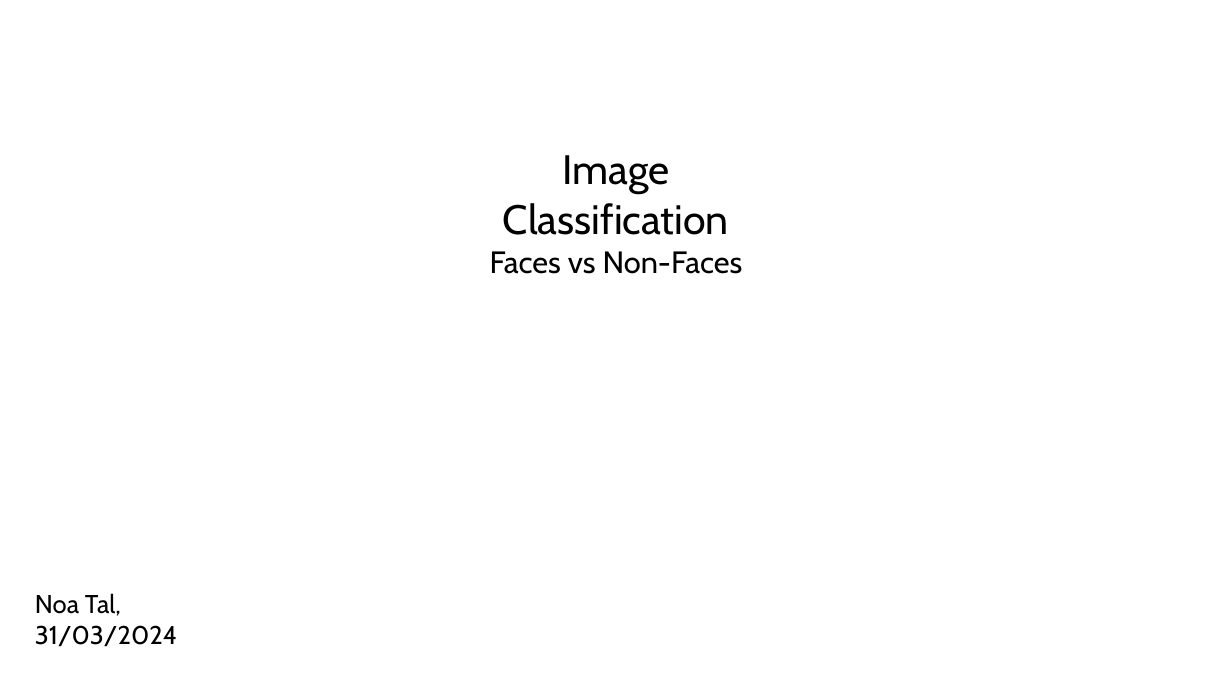
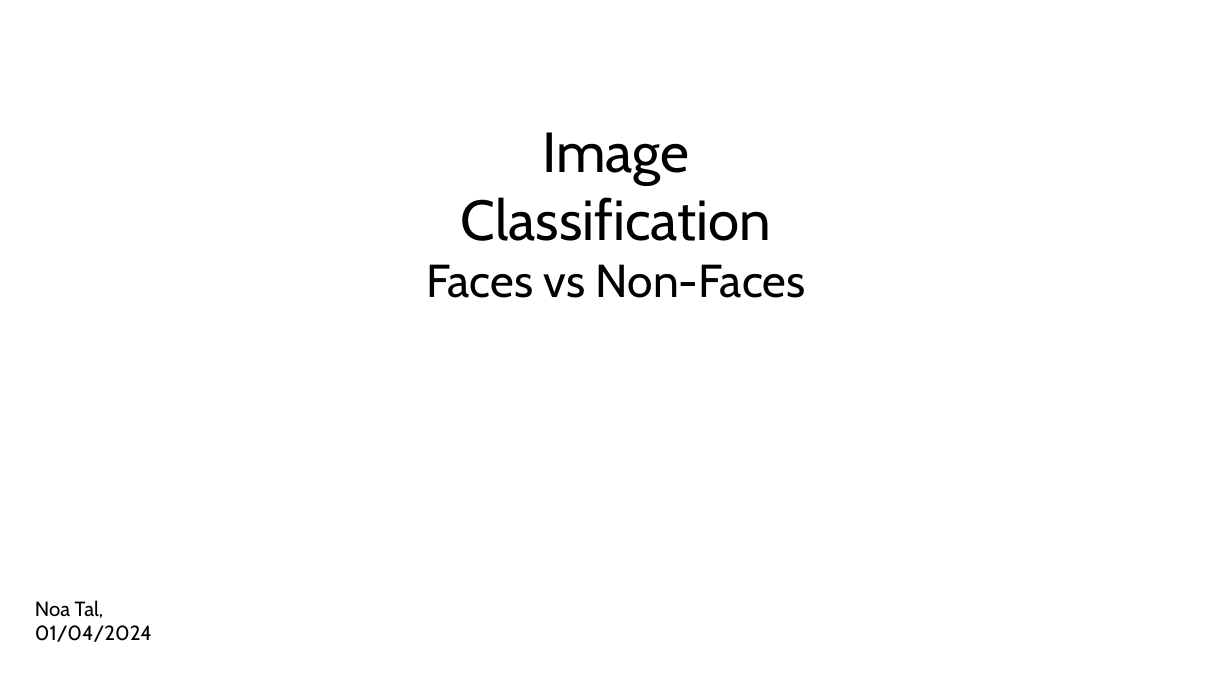
Before and after one commit to noatal345/Image_Classification_Task, a slide deck: slide 1 of results.pptx. Drawn at 1232x693 pixels with LibreOffice and Linux fonts; fonts in the diff are those of the drawing; background and template pictures are left out. Boxes give left, top, right and bottom in pixels: in the first picture for what was removed or moved away, otherwise in the second. Text is boxed around its words. In the diff, an @@ line names an element or a change of style, - is before the commit and + after.

```diff
--- a/results.pptx
+++ b/results.pptx
@@ text "Image Classification": place and size @@
-text "Image Classification" at (490,155,743,274)
+text "Image Classification" at (426,132,806,298)
@@ text "Image Classification" at (426,132,806,298): size 32 to 44 pt in "Image Classification"; size 24 to 36 pt in "Faces vs Non-Faces" @@
@@ text at (35,600,152,642): text changed; size 20 to 16 pt @@
-Noa Tal, 31/03/2024
+Noa Tal, 01/04/2024
```
Also in this commit, not shown: 4 other slides changed, 1 slide added, 1 slide removed, 1 other file.
